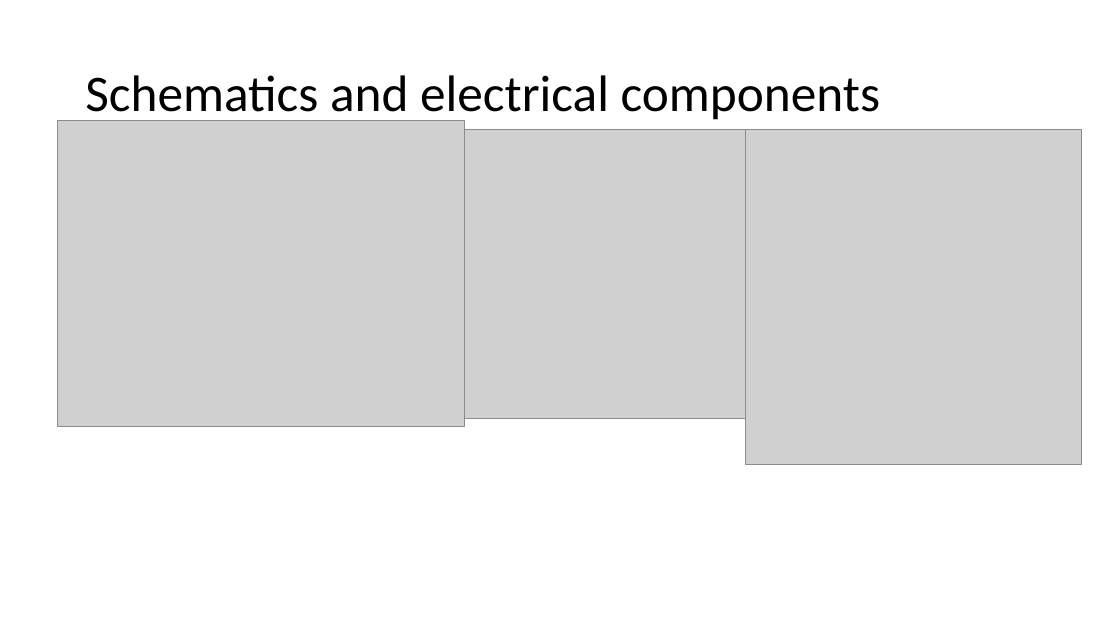
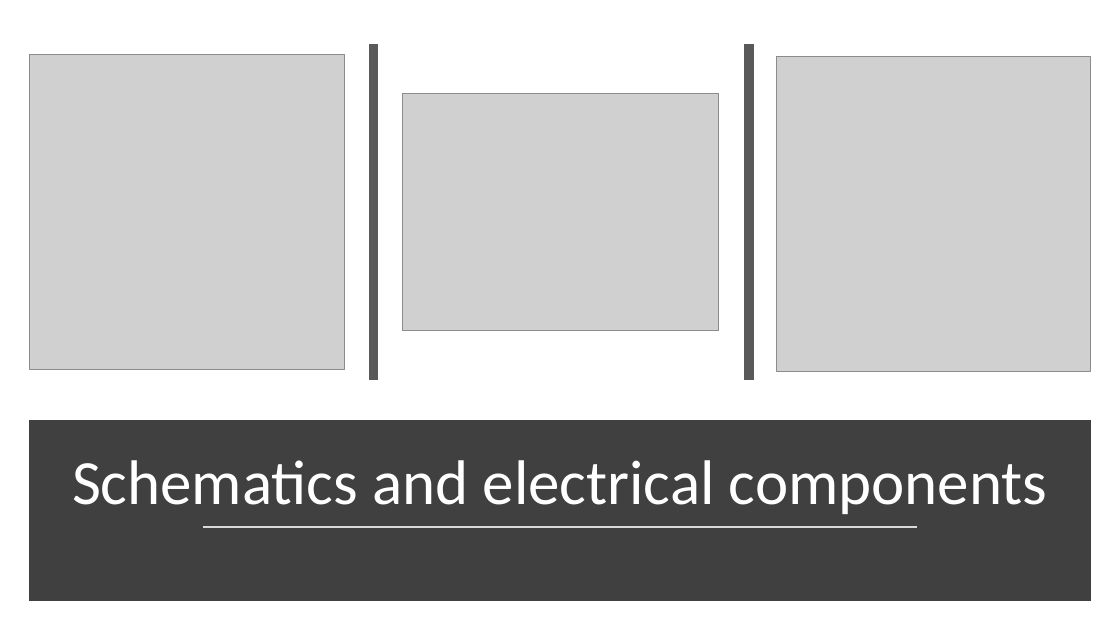
Before and after one commit to AkazeX/GEM, a slide deck: slide 6 of 999_Präsentation/PPP/GEM.pptx. Drawn at 1120x630 pixels with LibreOffice and Linux fonts; fonts in the diff are those of the drawing; grey boxes stand for pictures. Boxes give left, top, right and bottom in pixels: in the first picture for what was removed or moved away, otherwise in the second. Text is boxed around its words. In the diff, an @@ line names an element or a change of style, - is before the commit and + after.

```diff
--- a/999_Präsentation/PPP/GEM.pptx
+++ b/999_Präsentation/PPP/GEM.pptx
@@ picture resized from (x1=465, y1=129, x2=754, y2=418) to (x1=29, y1=55, x2=344, y2=370) @@
@@ line added from (374, 44) to (374, 380), #595959 8 pt @@
@@ line added from (749, 44) to (749, 380), #595959 8 pt @@
@@ picture resized from (x1=746, y1=129, x2=1082, y2=465) to (x1=776, y1=56, x2=1091, y2=371) @@
@@ picture resized from (x1=57, y1=121, x2=465, y2=427) to (x1=403, y1=93, x2=718, y2=330) @@
@@ rectangle added at (x1=34, y1=426, x2=1086, y2=596), fill #404040, outline #404040 10 pt @@
@@ title "Schematics and electrical components" moved from (x1=85, y1=75, x2=881, y2=123) to (x1=72, y1=460, x2=1048, y2=514) @@
@@ title "Schematics and electrical components" at (x1=72, y1=460, x2=1048, y2=514): size 44 to 54 pt, text colour #000000 to #FFFFFF; alignment left to centre; vertical alignment middle to bottom @@
@@ line added from (203, 528) to (918, 528), #D9D9D9 1.75 pt @@
```
Also in this commit, not shown: 8 other slides changed, 6 slides added, 2 slides removed, 5 other files.
